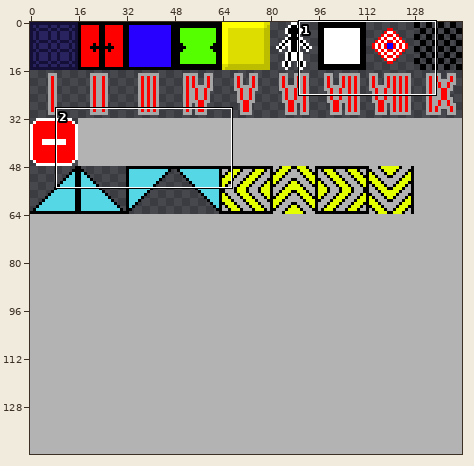
Sprite sheet -- PuzzleTester/maps/tiles.png. Above: a wide view before the commit, with the close-up outlined.
Close-up. As it was:
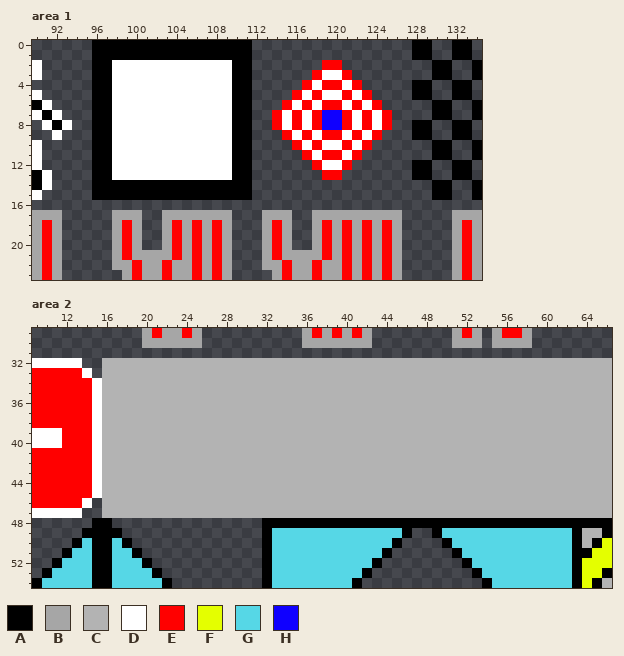
The file is 144x144 pixels. Shown: area 1: x 90..134, y 0..23; area 2: x 9..66, y 29..54.
Palette (. is transparent): A #000000  B #a6a6a6  C #b3b3b3  D #ffffff  E #ff0000  F #e4ff00  G #56d7e6  H #0f00ff
Pixels before, area 1, first column x 90:
 0 ......AAAAAAAAAAAAAAAA................AA..AA.
 1 ......AAAAAAAAAAAAAAAA................AA..AA.
 2 D.....AADDDDDDDDDDDDAA.......EE.........AA..A
 3 D.....AADDDDDDDDDDDDAA......EDDE........AA..A
 4 ......AADDDDDDDDDDDDAA.....EDEEDE.....AA..AA.
 5 D.....AADDDDDDDDDDDDAA....EDEDDEDE....AA..AA.
 6 AD....AADDDDDDDDDDDDAA...EDEDEEDEDE.....AA..A
 7 DAD...AADDDDDDDDDDDDAA..EDEDEHHEDEDE....AA..A
 8 .DAD..AADDDDDDDDDDDDAA..EDEDEHHEDEDE..AA..AA.
 9 ..D...AADDDDDDDDDDDDAA...EDEDEEDEDE...AA..AA.
10 D.....AADDDDDDDDDDDDAA....EDEDDEDE......AA..A
11 D.....AADDDDDDDDDDDDAA.....EDEEDE.......AA..A
12 D.....AADDDDDDDDDDDDAA......EDDE......AA..AA.
13 AD....AADDDDDDDDDDDDAA.......EE.......AA..AA.
14 AD....AAAAAAAAAAAAAAAA..................AA..A
15 D.....AAAAAAAAAAAAAAAA..................AA..A
16 .............................................
17 BBB.....BBB..BBBBBBB...BBB..BBBBBBBBB.....BBB
18 BEB.....BEB..BEBEBEB...BEB..BEBEBEBEB.....BEB
19 BEB.....BEB..BEBEBEB...BEB..BEBEBEBEB.....BEB
20 BEB.....BEB..BEBEBEB...BEB..BEBEBEBEB.....BEB
21 BEB.....BEBBBBEBEBEB...BEBBBBEBEBEBEB.....BEB
22 BEB.....BBEBBEBBEBEB...BBEBBEBBEBEBEB.....BEB
23 BEB......BEBBEBBEBEB....BEBBEBBEBEBEB.....BEB
Pixels before, area 2, first column x 9:
29 ...........BEBBEB..........BEBEBEB........BEB.BEEB........
30 ...........BBBBBB..........BBBBBBB........BBB.BBBB........
31 ..........................................................
32 DDDDD..CCCCCCCCCCCCCCCCCCCCCCCCCCCCCCCCCCCCCCCCCCCCCCCCCCC
33 EEEEED.CCCCCCCCCCCCCCCCCCCCCCCCCCCCCCCCCCCCCCCCCCCCCCCCCCC
34 EEEEEEDCCCCCCCCCCCCCCCCCCCCCCCCCCCCCCCCCCCCCCCCCCCCCCCCCCC
35 EEEEEEDCCCCCCCCCCCCCCCCCCCCCCCCCCCCCCCCCCCCCCCCCCCCCCCCCCC
36 EEEEEEDCCCCCCCCCCCCCCCCCCCCCCCCCCCCCCCCCCCCCCCCCCCCCCCCCCC
37 EEEEEEDCCCCCCCCCCCCCCCCCCCCCCCCCCCCCCCCCCCCCCCCCCCCCCCCCCC
38 EEEEEEDCCCCCCCCCCCCCCCCCCCCCCCCCCCCCCCCCCCCCCCCCCCCCCCCCCC
39 DDDEEEDCCCCCCCCCCCCCCCCCCCCCCCCCCCCCCCCCCCCCCCCCCCCCCCCCCC
40 DDDEEEDCCCCCCCCCCCCCCCCCCCCCCCCCCCCCCCCCCCCCCCCCCCCCCCCCCC
41 EEEEEEDCCCCCCCCCCCCCCCCCCCCCCCCCCCCCCCCCCCCCCCCCCCCCCCCCCC
42 EEEEEEDCCCCCCCCCCCCCCCCCCCCCCCCCCCCCCCCCCCCCCCCCCCCCCCCCCC
43 EEEEEEDCCCCCCCCCCCCCCCCCCCCCCCCCCCCCCCCCCCCCCCCCCCCCCCCCCC
44 EEEEEEDCCCCCCCCCCCCCCCCCCCCCCCCCCCCCCCCCCCCCCCCCCCCCCCCCCC
45 EEEEEEDCCCCCCCCCCCCCCCCCCCCCCCCCCCCCCCCCCCCCCCCCCCCCCCCCCC
46 EEEEED.CCCCCCCCCCCCCCCCCCCCCCCCCCCCCCCCCCCCCCCCCCCCCCCCCCC
47 DDDDD..CCCCCCCCCCCCCCCCCCCCCCCCCCCCCCCCCCCCCCCCCCCCCCCCCCC
48 ......AA...............AAAAAAAAAAAAAAAAAAAAAAAAAAAAAAAAAAA
49 .....AAAA..............AGGGGGGGGGGGGGA..AGGGGGGGGGGGGGACCA
50 ....AGAAGA.............AGGGGGGGGGGGGA....AGGGGGGGGGGGGACAF
51 ...AGGAAGGA............AGGGGGGGGGGGA......AGGGGGGGGGGGAAFF
52 ..AGGGAAGGGA...........AGGGGGGGGGGA........AGGGGGGGGGGAFFF
53 .AGGGGAAGGGGA..........AGGGGGGGGGA..........AGGGGGGGGGAFFA
54 AGGGGGAAGGGGGA.........AGGGGGGGGA............AGGGGGGGGAFAC
Now the later version:
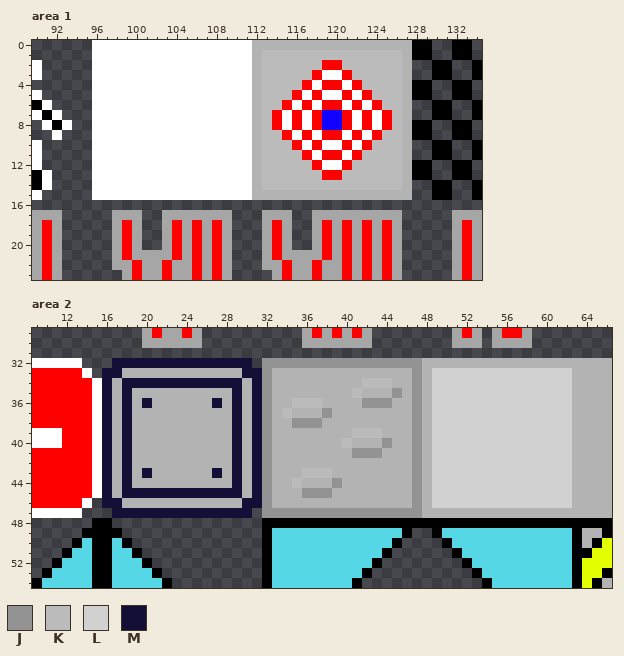
Colours new in this view: J #939393  K #bbbbbb  L #d1d1d1  M #130f36
The exact change:
Changed rows in their new state; - is an unchanged pixel.
Area 1:
first column x 96:
 0 DDDDDDDDDDDDDDDDCCCCCCCCCCCCCCCC
 1 DDDDDDDDDDDDDDDDCKKKKKKKKKKKKKKC
 2 DD------------DDCKKKKKK--KKKKKKC
 3 DD------------DDCKKKKK----KKKKKC
 4 DD------------DDCKKKK------KKKKC
 5 DD------------DDCKKK--------KKKC
 6 DD------------DDCKK----------KKC
 7 DD------------DDCK------------KC
 8 DD------------DDCK------------KC
 9 DD------------DDCKK----------KKC
10 DD------------DDCKKK--------KKKC
11 DD------------DDCKKKK------KKKKC
12 DD------------DDCKKKKK----KKKKKC
13 DD------------DDCKKKKKK--KKKKKKC
14 DDDDDDDDDDDDDDDDCKKKKKKKKKKKKKKC
15 DDDDDDDDDDDDDDDDCCCCCCCCCCCCCCCC
Area 2:
first column x 16:
32 .MMMMMMMMMMMMMM.JJJJJJJJJJJJJJJJ---------------
33 MM------------MMJ--------------J-LLLLLLLLLLLLLL
34 M-MMMMMMMMMMMM-MJ---------KKK--J-LLLLLLLLLLLLLL
35 M-M----------M-MJ--------K---J-J-LLLLLLLLLLLLLL
36 M-M-M------M-M-MJ--KKK----JJJ--J-LLLLLLLLLLLLLL
37 M-M----------M-MJ-K---J--------J-LLLLLLLLLLLLLL
38 M-M----------M-MJ--JJJ---------J-LLLLLLLLLLLLLL
39 M-M----------M-MJ--------KKK---J-LLLLLLLLLLLLLL
40 M-M----------M-MJ-------K---J--J-LLLLLLLLLLLLLL
41 M-M----------M-MJ--------JJJ---J-LLLLLLLLLLLLLL
42 M-M----------M-MJ--------------J-LLLLLLLLLLLLLL
43 M-M-M------M-M-MJ---KKK--------J-LLLLLLLLLLLLLL
44 M-M----------M-MJ--K---J-------J-LLLLLLLLLLLLLL
45 M-MMMMMMMMMMMM-MJ---JJJ--------J-LLLLLLLLLLLLLL
46 MM------------MMJ--------------J-LLLLLLLLLLLLLL
47 .MMMMMMMMMMMMMM.JJJJJJJJJJJJJJJJ---------------
Where, in picture pixels (left, top, right, bottom), the same in both close-ups:
changed: (92, 40, 412, 200)
changed: (102, 358, 572, 518)
